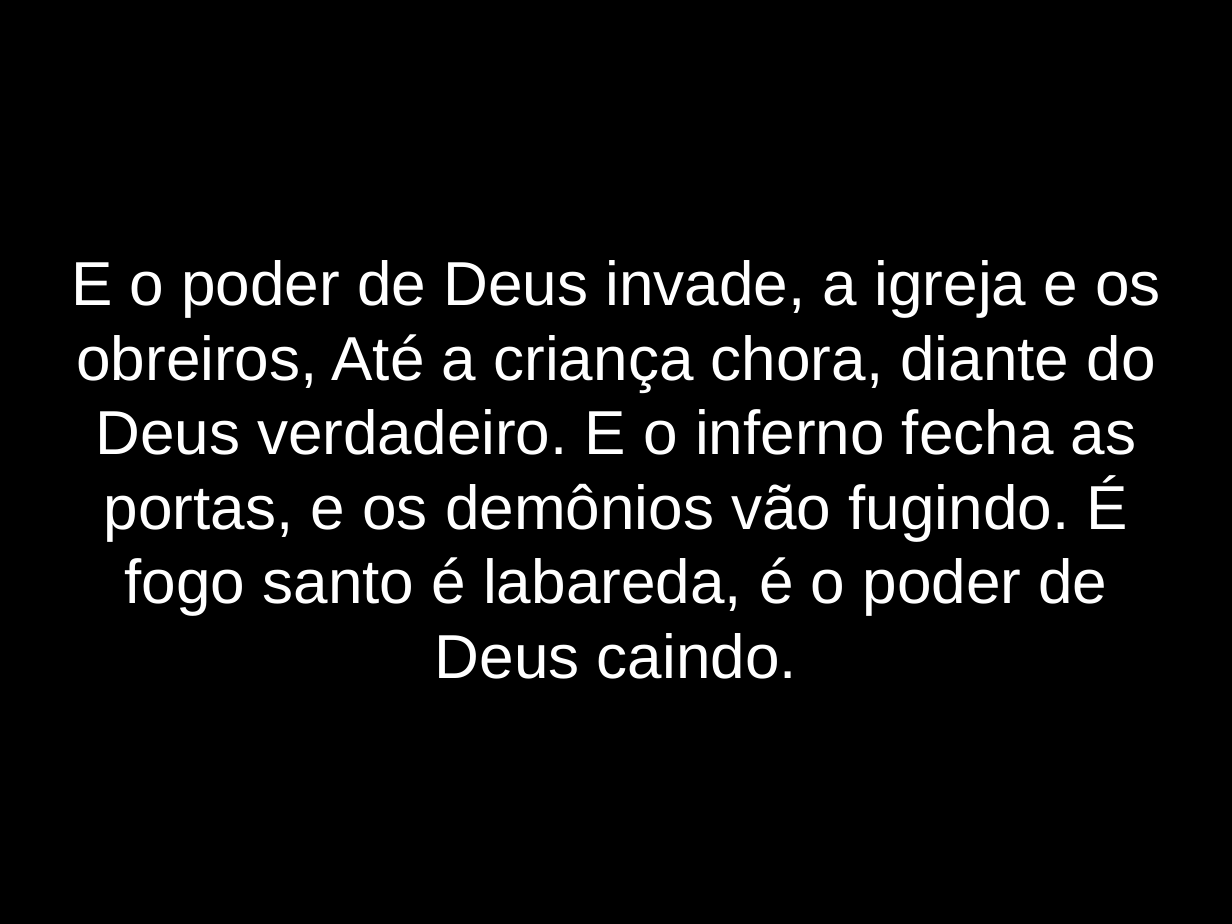
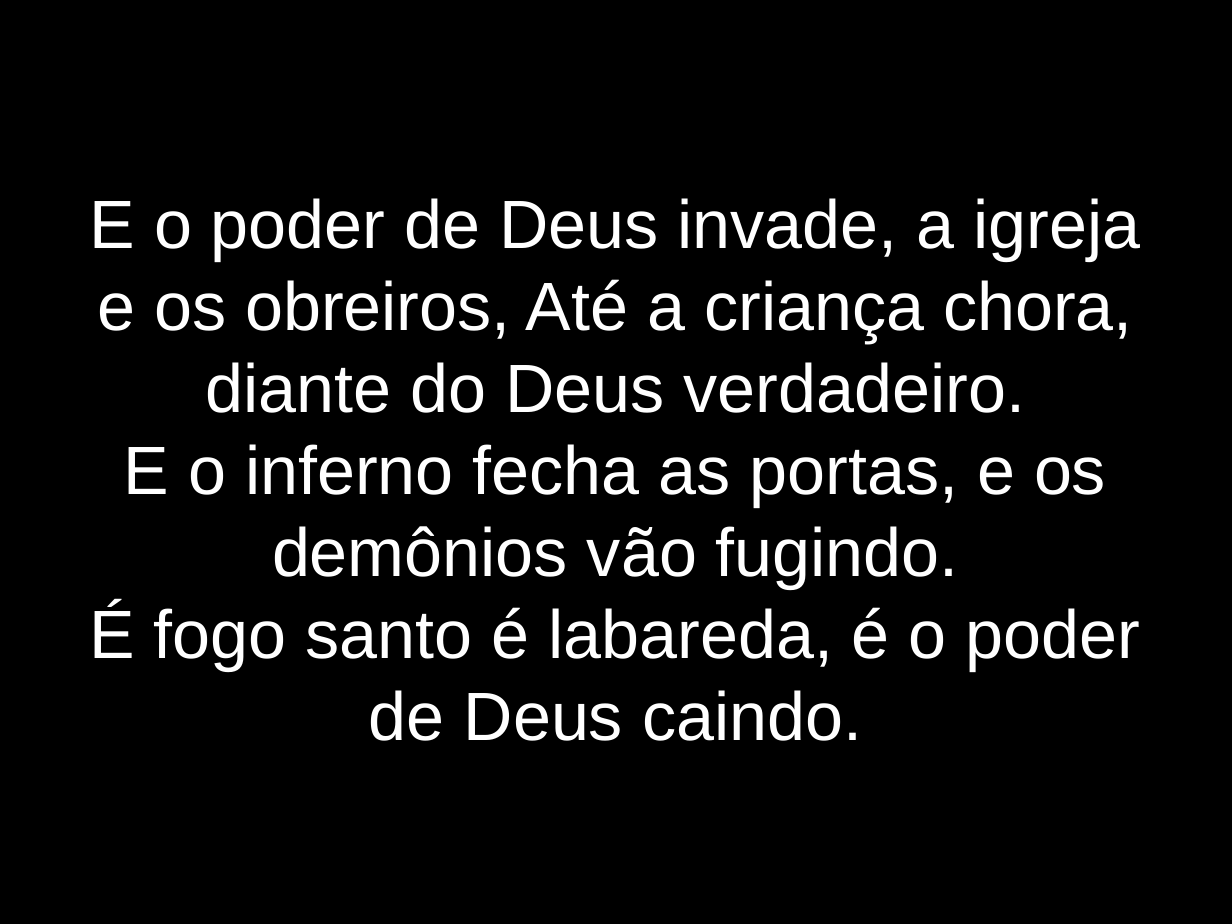
Before and after one commit to lazaroness/ChurchFiles, a slide deck: slide 3 of elshaday/LetrasApresentacao/Labaredas.odp. Drawn at 1232x924 pixels with LibreOffice and Linux fonts; fonts in the diff are those of the drawing. Boxes give left, top, right and bottom in pixels: in the first picture for what was removed or moved away, otherwise in the second. Text is boxed around its words. In the diff, an @@ line names an element or a change of style, - is before the commit and + after.

```diff
--- a/elshaday/LetrasApresentacao/Labaredas.odp
+++ b/elshaday/LetrasApresentacao/Labaredas.odp
@@ subtitle at box(90, 198, 1141, 741): text changed; size 40 to 44 pt @@
-E o poder de Deus invade, a igreja e os obreiros, Até a criança chora, diante do Deus verdadeiro. E o inferno fecha as portas, e os demônios vão fugindo. É fogo santo é labareda, é o poder de Deus caindo.
+E o poder de Deus invade, a igreja e os obreiros, Até a criança chora, diante do Deus verdadeiro.
+E o inferno fecha as portas, e os demônios vão fugindo.
+É fogo santo é labareda, é o poder de Deus caindo.
```
Also in this commit, not shown: 6 other slides changed, 1 slide removed.
